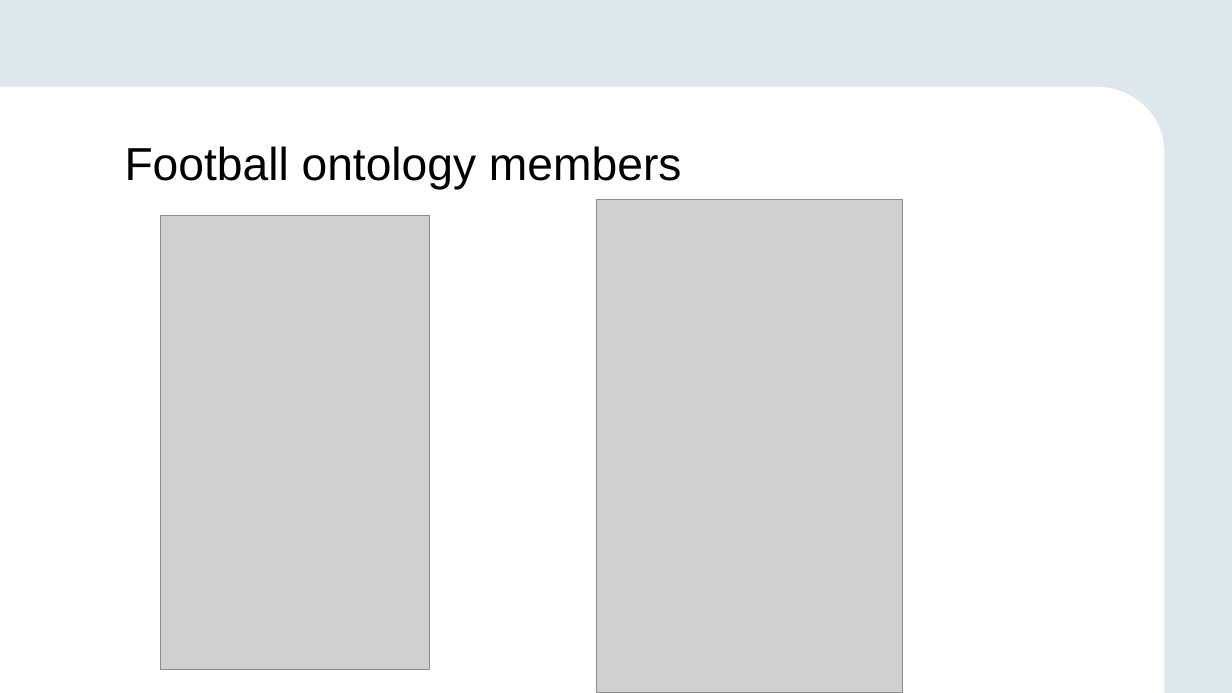
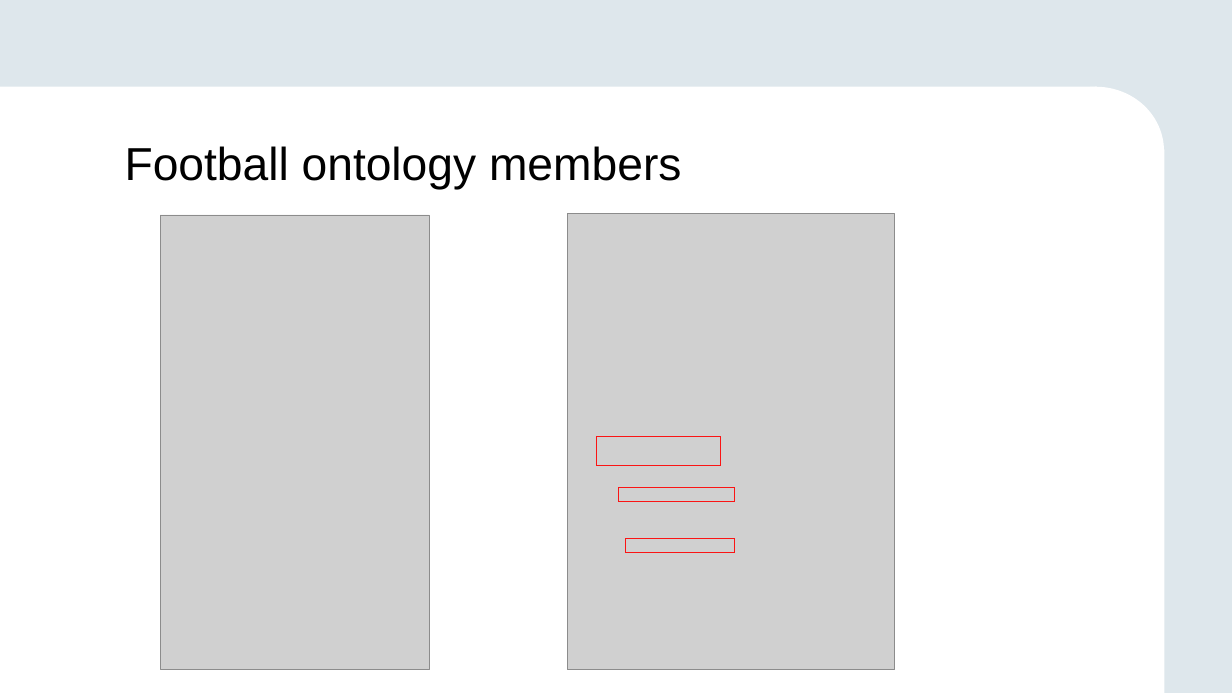
Before and after one commit to GreenfishK/SAIKS, a slide deck: slide 3 of Presentations/SAIKS Assignment final.pptx. Drawn at 1232x693 pixels with LibreOffice and Linux fonts; fonts in the diff are those of the drawing; grey boxes stand for pictures; background and template pictures are left out. Boxes give left, top, right and bottom in pixels: in the first picture for what was removed or moved away, otherwise in the second. Text is boxed around its words. In the diff, an @@ line names an element or a change of style, - is before the commit and + after.

Commit message:
Update presentation

```diff
--- a/Presentations/SAIKS Assignment final.pptx
+++ b/Presentations/SAIKS Assignment final.pptx
@@ picture resized from (x1=597, y1=200, x2=903, y2=693) to (x1=567, y1=213, x2=895, y2=670) @@
@@ rectangle added at (x1=597, y1=436, x2=721, y2=465), outline #FF0000 0.75 pt @@
@@ rectangle added at (x1=618, y1=488, x2=735, y2=503), outline #FF0000 0.75 pt @@
@@ rectangle added at (x1=626, y1=539, x2=735, y2=554), outline #FF0000 0.75 pt @@
```
Also in this commit, not shown: 1 other slide changed, 2 slides added, 3 slides removed.
